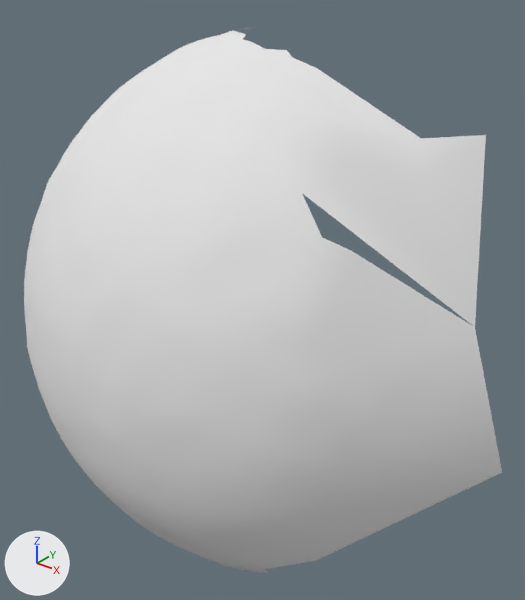
The OBJ model res/tangential2/LargeSphere_tangential_02.000008.obj, before and after one commit.
One viewpoint serves both versions: a 50 mm camera at (917.0, 497.0, 148.0) aimed at (694.0, 776.0, -24.0). Lighting does not change. The marker at lower left points along +X, +Y and +Z. Where no turn or scale is listed for an object, it has been applied to the vertices.

The first picture shows 'LargeSphere_tangential_02.000008'.
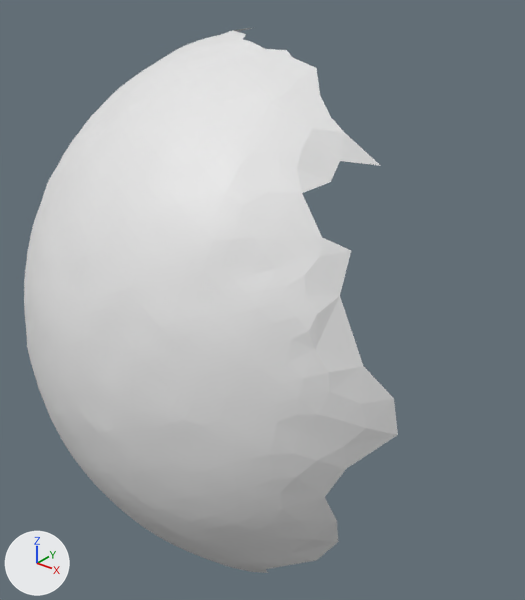
What the commit changed:
me_largesphere_tangential_02_000008 is used by ob_largesphere_tangential_02_000008; location (0.0, 0.0, 0.0).
me_largesphere_tangential_02_000008 had 2666 vertices, 5279 faces and spanned x 547.0..844.0, y 655.0..889.0, z -178.0..112.0.
me_largesphere_tangential_02_000008 no longer uses material mat_largesphere_tangential_02_000008 (white #e7e7e7).
me_largesphere_tangential_02_000008 now has 2661 vertices, 5258 faces and spans x 547.0..812.0, y 655.0..889.0, z -178.0..112.0.
Part 1, on me_largesphere_tangential_02_000008:
5 vertices are removed from x 786.0..844.0, y 744.0..782.0, z -46.0..80.0.
21 faces are deleted.

Changed parts and their boxes [x1, y1, x2, y2] in the pictures (525 x 600 px):
'LargeSphere_tangential_02.000008', reshaped (22% narrower): before [24, 28, 502, 573]; after [24, 28, 398, 573]
part 1 of me_largesphere_tangential_02_000008, deleted: before [302, 68, 502, 561]
